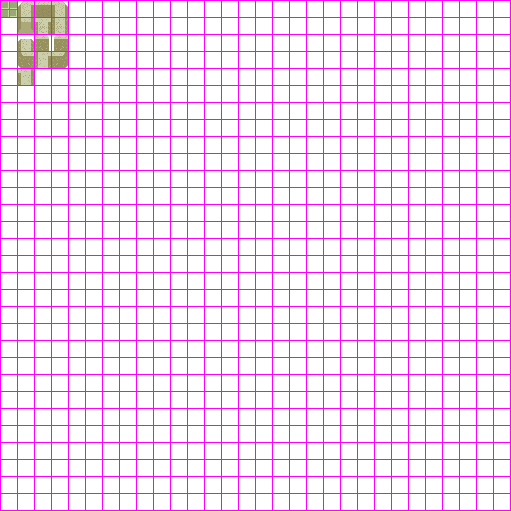
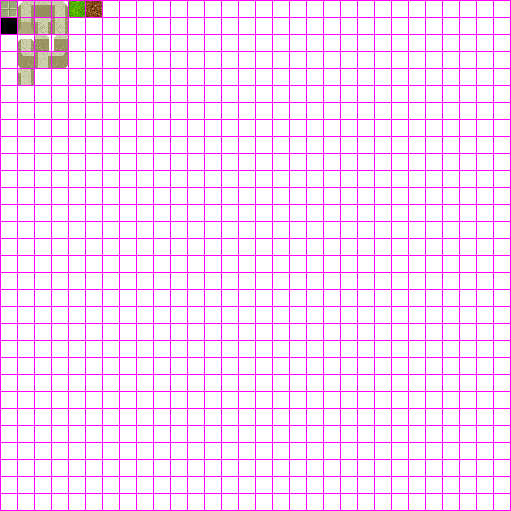
Comparing the layer stacks of the two 511 x 511 images. Changes:
added group "OutsideTileset" with 4 layers above "BackgroundLayer" over [1, 1, 102, 34]
added layer "Void" in group "OutsideTileset" over [1, 18, 17, 34]
added group "BackgroundLayer" (1st of 2, in "OutsideTileset") with 2 layers in group "OutsideTileset" over [69, 1, 102, 17]
added layer "Dirt" in group "BackgroundLayer" over [86, 1, 102, 17]
added layer "Grass" in group "BackgroundLayer" over [69, 1, 85, 17]
